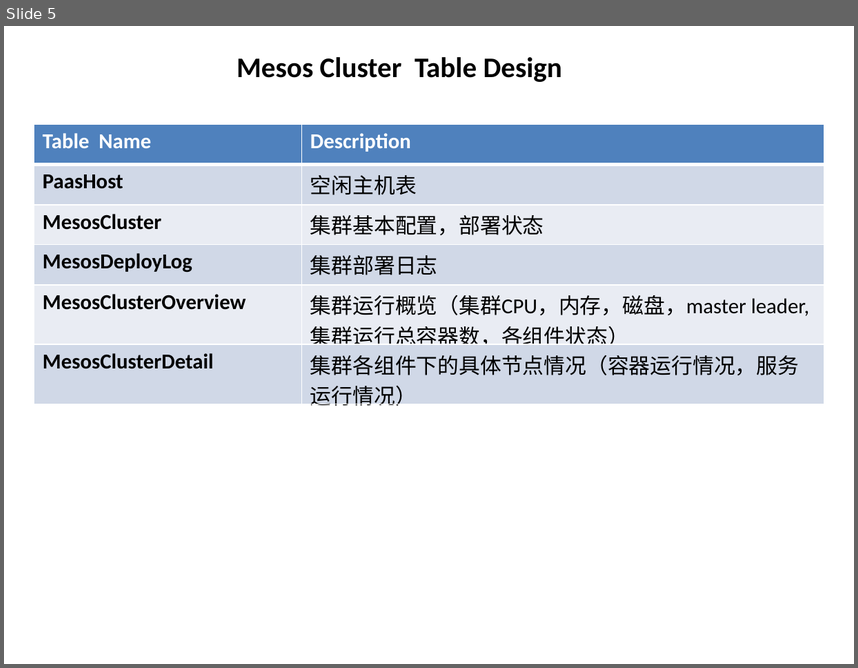
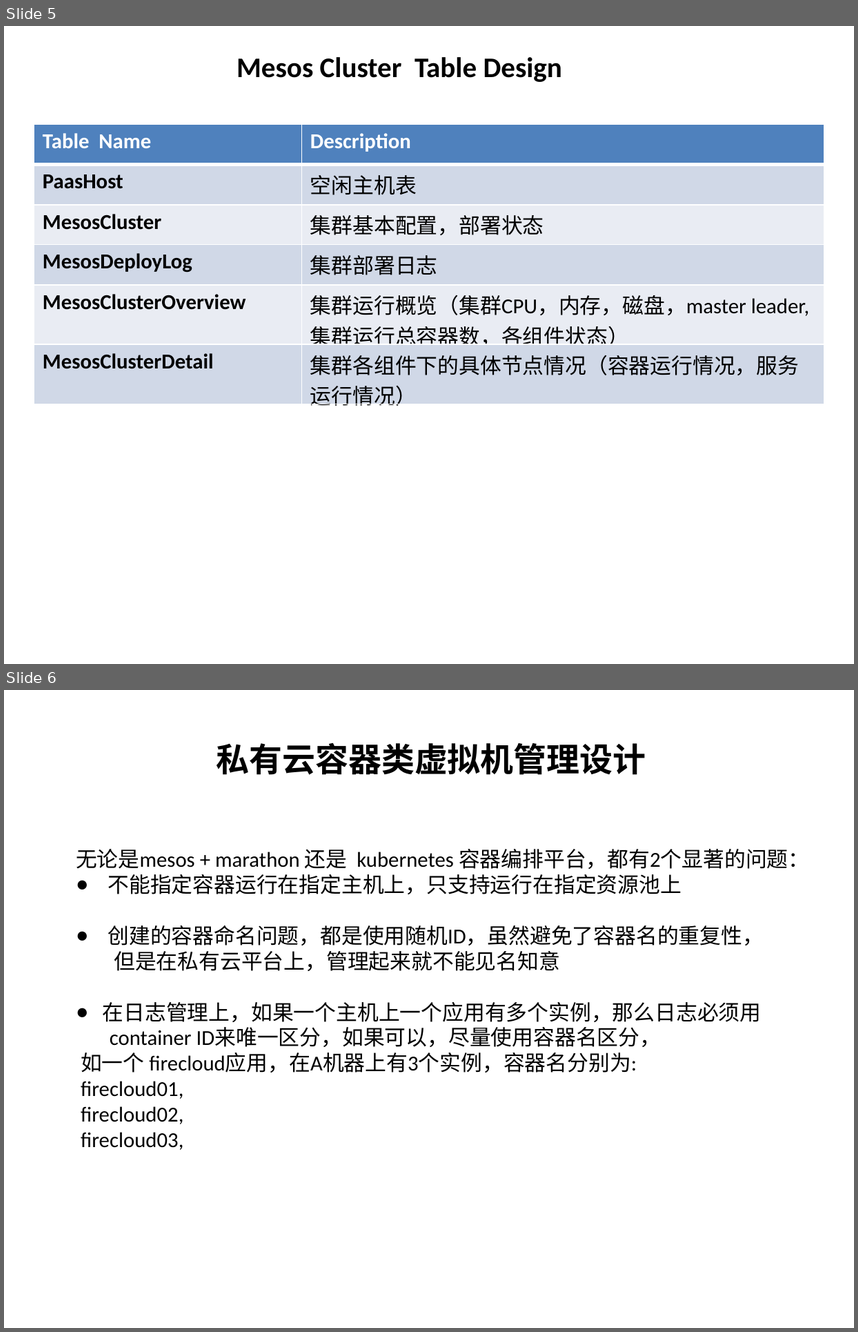
Before and after one commit to wsyx123/firecloud-server, a slide deck: description/firecloud-architecture.pptx. Shown one above the other, each under a label of ours: slide 5 before the commit, slides 5 and 6 after it. The pictures are 858x668 and 858x1332 pixels, drawn with LibreOffice and Linux fonts; fonts in the diff are those of the drawing. Boxes give left, top, right and bottom in pixels: in the first picture for what was removed or moved away, otherwise in the second. Text is boxed around its words. In the diff, an @@ line names an element or a change of style, - is before the commit and + after.

```diff
--- a/description/firecloud-architecture.pptx
+++ b/description/firecloud-architecture.pptx
@@ slide 6 added at (4, 690, 854, 1328), background #FFFFFF @@
@@ text added at (217, 742, 646, 775), 28 pt, text #000000, bold @@
+私有云容器类虚拟机管理设计
@@ text added at (76, 849, 809, 1150), 18 pt, text #000000 @@
+无论是mesos + marathon 还是 kubernetes 容器编排平台，都有2个显著的问题：
+● 不能指定容器运行在指定主机上，只支持运行在指定资源池上
+● 创建的容器命名问题，都是使用随机ID，虽然避免了容器名的重复性，
+但是在私有云平台上，管理起来就不能见名知意
+● 在日志管理上，如果一个主机上一个应用有多个实例，那么日志必须用
+container ID来唯一区分，如果可以，尽量使用容器名区分，
+如一个 firecloud应用，在A机器上有3个实例，容器名分别为:
+firecloud01,
+firecloud02,
+firecloud03,
```
Also in this commit, not shown: 2 other slides added, 19 other files.
